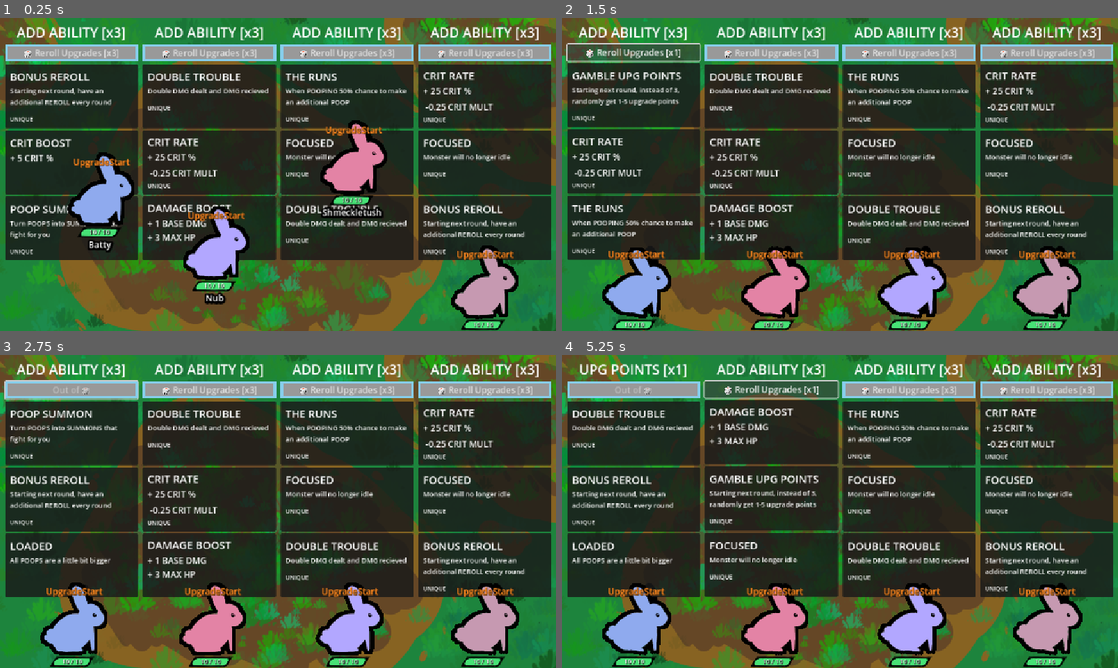
Above: before the commit, frames 1-4 (two rows, left to right).
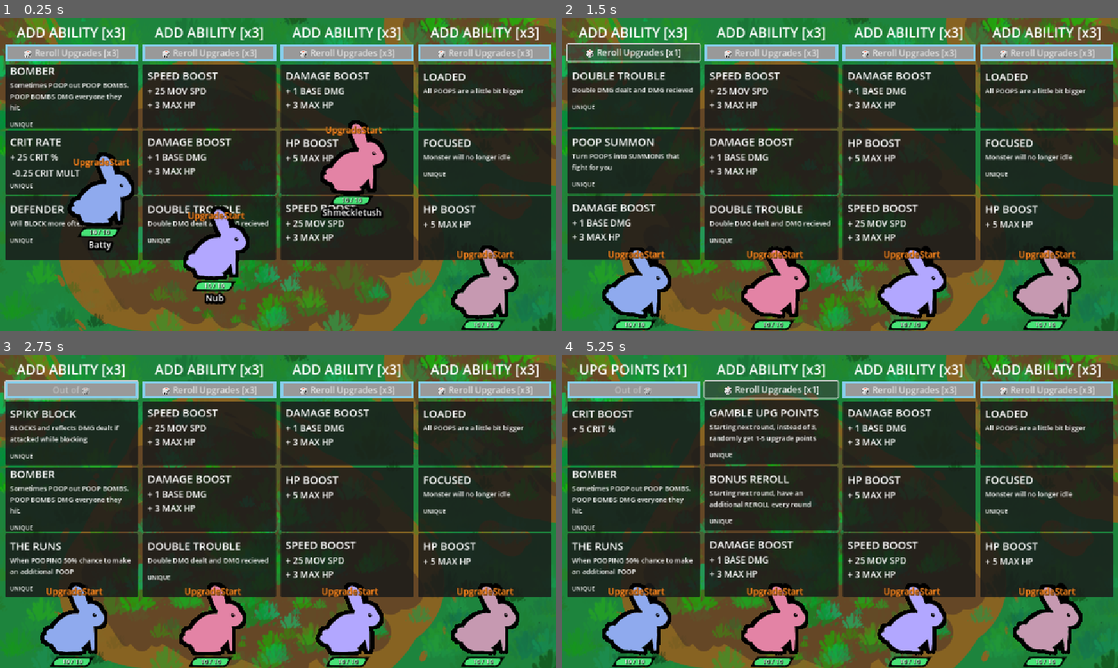
Above: after the commit, the same moments.

Repository: Galitie/tm2
Game: Godot game, scene res://test_scene.tscn
Same seed, same stepped clock (60 frames per second), same inputs: the game is played once before the commit and once after it.
Inputs (mouse positions are in pixels of both pictures, inside the frame that each line leads up to):
- Up to frame 1 (0.25 s): no input
- Up to frame 2 (1.5 s): click "🎲 Reroll Upgrades [x3]" at 0.5 s; click "🎲 Reroll Upgrades [x2]" at 1.25 s
- Up to frame 3 (2.75 s): click "🎲 Reroll Upgrades [x1]" at 2 s
- Up to frame 4 (5.25 s): click (634, 433) at 2.77 s; click (634, 433) at 3.52 s; click "🎲 Reroll Upgrades [x3]" at 4.25 s; click "🎲 Reroll Upgrades [x2]" at 5 s

The runs differ from the first frame. In frame 1, 7.6% of the frame differs, in the area x 1-95%, y 15-76%; in frame 2, 8.1%; in frame 3, 8.2%, in the area x 1-95%, y 17-76%; in frame 4, 8.2%.

Commit message:
Cleaned up resources and and added weight cards for blocking and chasing

Diff:
--- a/Cards/Resources/base_damage_boost.tres
+++ b/Cards/Resources/base_damage_boost.tres
@@ -1,8 +1,7 @@
-[gd_resource type="Resource" script_class="CardResourceScript" load_steps=4 format=3 uid="uid://cv4dcuvdmk4d"]
+[gd_resource type="Resource" script_class="CardResourceScript" load_steps=3 format=3 uid="uid://cv4dcuvdmk4d"]
 
 [ext_resource type="Script" uid="uid://cbkjotjeilkcj" path="res://Cards/Accessories/accessories_info.gd" id="1_jgird"]
 [ext_resource type="Script" uid="uid://bfco2om6esxdu" path="res://Cards/card_info.gd" id="1_lrdyw"]
-[ext_resource type="Resource" uid="uid://cou8dbgo02cmc" path="res://parts/bat_hindleg.tres" id="2_tiowe"]
 
 [resource]
 script = ExtResource("1_lrdyw")
@@ -22,4 +21,3 @@
 attribute_label_3 = ""
 attribute_amount_3 = 0.0
 accessories = Array[ExtResource("1_jgird")]([])
-part = ExtResource("2_tiowe")
--- a/Cards/Resources/bite_lifesteal.tres
+++ b/Cards/Resources/bite_lifesteal.tres
@@ -1,13 +1,12 @@
-[gd_resource type="Resource" script_class="CardResourceScript" load_steps=4 format=3 uid="uid://3aquqn25lskq"]
+[gd_resource type="Resource" script_class="CardResourceScript" load_steps=3 format=3 uid="uid://3aquqn25lskq"]
 
 [ext_resource type="Script" uid="uid://cbkjotjeilkcj" path="res://Cards/Accessories/accessories_info.gd" id="1_0blak"]
 [ext_resource type="Script" uid="uid://bfco2om6esxdu" path="res://Cards/card_info.gd" id="1_syuw0"]
-[ext_resource type="Resource" uid="uid://ksytcn7eqhrl" path="res://parts/bat_head.tres" id="2_qw5bx"]
 
 [resource]
 script = ExtResource("1_syuw0")
 card_name = "VAMPIRE BITE"
-description = "Bites enemy and HEALS +1 HP"
+description = "Bites enemy and HEALS +3 HP"
 Type = "basic_attack"
 state_id = "bitelifesteal"
 unique = true
@@ -22,4 +21,3 @@
 attribute_label_3 = ""
 attribute_amount_3 = 0.0
 accessories = Array[ExtResource("1_0blak")]([])
-part = ExtResource("2_qw5bx")
--- /dev/null
+++ b/Cards/Resources/blocker.tres
@@ -0,0 +1,23 @@
+[gd_resource type="Resource" script_class="CardResourceScript" load_steps=3 format=3 uid="uid://dowb4h6fynu1t"]
+
+[ext_resource type="Script" uid="uid://cbkjotjeilkcj" path="res://Cards/Accessories/accessories_info.gd" id="1_sgvqc"]
+[ext_resource type="Script" uid="uid://bfco2om6esxdu" path="res://Cards/card_info.gd" id="2_14mfg"]
+
+[resource]
+script = ExtResource("2_14mfg")
+card_name = "DEFENDER"
+description = "Will BLOCK more often"
+Type = "block"
+state_id = "blocker"
+unique = true
+remove_specific_states = Array[int]([])
+attribute_1 = 0
+attribute_label_1 = ""
+attribute_amount_1 = 0
+attribute_2 = 0
+attribute_label_2 = ""
+attribute_amount_2 = 0
+attribute_3 = 0
+attribute_label_3 = ""
+attribute_amount_3 = 0.0
+accessories = Array[ExtResource("1_sgvqc")]([])
--- /dev/null
+++ b/Cards/Resources/chaser.tres
@@ -0,0 +1,23 @@
+[gd_resource type="Resource" script_class="CardResourceScript" load_steps=3 format=3 uid="uid://d38rynb3vrmjg"]
+
+[ext_resource type="Script" uid="uid://cbkjotjeilkcj" path="res://Cards/Accessories/accessories_info.gd" id="1_vd6l7"]
+[ext_resource type="Script" uid="uid://bfco2om6esxdu" path="res://Cards/card_info.gd" id="3_kcama"]
+
+[resource]
+script = ExtResource("3_kcama")
+card_name = "AGGRESSOR"
+description = "Will CHASE after others more often"
+Type = "chase"
+state_id = "chaser"
+unique = true
+remove_specific_states = Array[int]([])
+attribute_1 = 0
+attribute_label_1 = ""
+attribute_amount_1 = 0
+attribute_2 = 0
+attribute_label_2 = ""
+attribute_amount_2 = 0
+attribute_3 = 0
+attribute_label_3 = ""
+attribute_amount_3 = 0.0
+accessories = Array[ExtResource("1_vd6l7")]([])
--- a/Cards/Resources/focused.tres
+++ b/Cards/Resources/focused.tres
@@ -1,8 +1,7 @@
-[gd_resource type="Resource" script_class="CardResourceScript" load_steps=4 format=3 uid="uid://cr0ughlj0g43p"]
+[gd_resource type="Resource" script_class="CardResourceScript" load_steps=3 format=3 uid="uid://cr0ughlj0g43p"]
 
 [ext_resource type="Script" uid="uid://cbkjotjeilkcj" path="res://Cards/Accessories/accessories_info.gd" id="1_ax7ws"]
 [ext_resource type="Script" uid="uid://bfco2om6esxdu" path="res://Cards/card_info.gd" id="1_lnc4m"]
-[ext_resource type="Resource" uid="uid://dysgq7sk2vggr" path="res://parts/bat_arm.tres" id="2_ci2r1"]
 
 [resource]
 script = ExtResource("1_lnc4m")
@@ -22,4 +21,3 @@
 attribute_label_3 = ""
 attribute_amount_3 = 0.0
 accessories = Array[ExtResource("1_ax7ws")]([])
-part = ExtResource("2_ci2r1")
--- a/Cards/Resources/hp_boost.tres
+++ b/Cards/Resources/hp_boost.tres
@@ -1,8 +1,7 @@
-[gd_resource type="Resource" script_class="CardResourceScript" load_steps=4 format=3 uid="uid://c37d7vyo0m6jb"]
+[gd_resource type="Resource" script_class="CardResourceScript" load_steps=3 format=3 uid="uid://c37d7vyo0m6jb"]
 
 [ext_resource type="Script" uid="uid://cbkjotjeilkcj" path="res://Cards/Accessories/accessories_info.gd" id="1_m3588"]
 [ext_resource type="Script" uid="uid://bfco2om6esxdu" path="res://Cards/card_info.gd" id="1_mklda"]
-[ext_resource type="Resource" uid="uid://bnxvdo03dka41" path="res://parts/bat_ear.tres" id="2_un73k"]
 
 [resource]
 script = ExtResource("1_mklda")
@@ -22,4 +21,3 @@
 attribute_label_3 = ""
 attribute_amount_3 = 0.0
 accessories = Array[ExtResource("1_m3588")]([])
-part = ExtResource("2_un73k")
--- a/Cards/Resources/spiky_block.tres
+++ b/Cards/Resources/spiky_block.tres
@@ -6,7 +6,7 @@
 [resource]
 script = ExtResource("2_q4vpd")
 card_name = "SPIKY BLOCK"
-description = "Replaces BLOCK. BLOCK and deals DMG if attacked while blocking"
+description = "BLOCKS and reflects DMG dealt if attacked while blocking"
 Type = "block"
 state_id = "spikyblock"
 unique = true
--- a/Cards/card_info.gd
+++ b/Cards/card_info.gd
@@ -3,7 +3,7 @@
 
 @export var card_name : String
 @export_multiline var description: String
-@export_enum("basic_attack", "charge_attack", "special", "block", "passive", "immediate", "other") var Type : String
+@export_enum("basic_attack", "charge_attack", "special", "block", "passive", "immediate", "other", "chase") var Type : String
 @export var state_id : String
 @export var unique : bool
 @export var remove_specific_states : Array[int]
--- a/StateMachine/state_machine.gd
+++ b/StateMachine/state_machine.gd
@@ -4,6 +4,7 @@
 var current_state : State
 var states : Dictionary = {}
 @onready var current_state_label = $"../CurrentState"
+
 
 var keys = ["wander", "chase", "idle", "charge_attack", "basic_attack", "block", "other"]
 var weights = PackedFloat32Array([1,1,1,1,1,1,1])
--- a/UI/player_upgrade_panel.gd
+++ b/UI/player_upgrade_panel.gd
@@ -8,7 +8,7 @@
 @onready var upgrade_title = $VBoxContainer/UpgradeTitle/Label
 
 var player : Player
-var resource_array: Array[Resource] = [load("uid://d1mv22yolom78"), load("uid:/ …(388 unchanged characters)…
+var resource_array: Array[Resource] = [ load("uid://dowb4h6fynu1t"), load("uid://d38rynb3vrmjg"), load("uid://d1mv22yolom78"), load("uid:/ …(388 unchanged characters)…
 @onready var button_array: Array[Node] = [reroll_button, $VBoxContainer/UpgradeCard1, $VBoxContainer/UpgradeCard2, $VBoxContainer/UpgradeCard3]
 var current_user_position_in_button_array : int = 0
 var new_stylebox_normal = StyleBoxFlat.new()
--- a/main.gd
+++ b/main.gd
@@ -202,6 +202,12 @@
 				player.monster.damage_received_mult = 2.0
 			"larger_poops":
 				player.larger_poops = true
+			"chaser":
+				var chase_index = player.monster.state_machine.keys.find("chase")
+				player.monster.state_machine.weights[chase_index] += 1
+			"blocker":
+				var block_index = player.monster.state_machine.keys.find("block")
+				player.monster.state_machine.weights[block_index] += 1
 			_:
 				player.monster.state_machine.state_choices[card_resource.Type].append(card_resource.state_id)
 	if card_resource.remove_specific_states.size():
--- a/monster.gd
+++ b/monster.gd
@@ -82,6 +82,9 @@
 
 
 func apply_hp(amount):
+	if amount < 0:
+		$Damage.text = str(amount)
+		animation_player_damage.play("damage")
 	current_hp += amount
 	if current_hp >= max_hp:
 		current_hp = max_hp
@@ -91,6 +94,7 @@
 	current_hp_label.text = str(current_hp)
 	hp_bar.max_value = max_hp
 	hp_bar.value = current_hp
+	check_low_hp()
 	if current_hp >= (max_hp / 3.0):
 		hp_bar.add_theme_stylebox_override("fill", max_health_fill_style)
 
@@ -101,7 +105,7 @@
 		var attacking_mon : Node = area.get_parent().get_parent()
 		match current_state.to_lower():
 			"spikyblock":
-				attacking_mon.take_damage_from(self)
+				attacking_mon.take_damage_from(attacking_mon)
 				attacking_mon.state_machine.transition_state("hurt")
 				return
 		var attack : String = attacking_mon.state_machine.current_state.name
@@ -110,7 +114,7 @@
 				take_damage_from(attacking_mon)
 			"bitelifesteal":
 				take_damage_from(attacking_mon)
-				attacking_mon.apply_hp(1)
+				attacking_mon.apply_hp(3)
 		state_machine.transition_state("hurt")
 	if area.is_in_group("Projectile") and area != hitbox and area.owner.monster != self:
 		var attacking_summon = area.owner.emitter
--- a/player.gd
+++ b/player.gd
@@ -11,7 +11,8 @@
 var bonus_rerolls: int = 0
 var victory_points :int = 0
 
-
 var poop_summons : bool = false
 var more_poops :bool = false
 var larger_poops:bool = false
+
+var caltrops: bool = false
--- a/test_scene.tscn
+++ b/test_scene.tscn
@@ -1,11 +1,10 @@
-[gd_scene load_steps=8 format=3 uid="uid://cnviuf3qmq26f"]
+[gd_scene load_steps=7 format=3 uid="uid://cnviuf3qmq26f"]
 
 [ext_resource type="PackedScene" uid="uid://d3fkc0o45x3ja" path="res://monster.tscn" id="1_7a21h"]
 [ext_resource type="Script" uid="uid://dufq3qd8bqo5y" path="res://main.gd" id="1_fnpeg"]
 [ext_resource type="Texture2D" uid="uid://ciat4c1ffyvc" path="res://bg_grass.png" id="2_2nij2"]
 [ext_resource type="Script" uid="uid://bw5vr4ucfdgof" path="res://player.gd" id="2_coq8p"]
 [ext_resource type="PackedScene" uid="uid://caig5oumsc857" path="res://UI/upgrade_menu.tscn" id="3_sasra"]
-[ext_resource type="Resource" uid="uid://2dwrrigu8sux" path="res://Cards/Resources/bomber.tres" id="4_2nij2"]
 
 [sub_resource type="RectangleShape2D" id="RectangleShape2D_vp4v2"]
 size = Vector2(1174, 20)
@@ -47,7 +46,6 @@
 [node name="Monster" parent="Player1" node_paths=PackedStringArray("player") instance=ExtResource("1_7a21h")]
 position = Vector2(262, 192)
 player = NodePath("..")
-pre_loaded_cards = Array[Resource]([ExtResource("4_2nij2")])
 
 [node name="UpgradePos" type="Node2D" parent="Player1"]
 position = Vector2(149, 575)
@@ -64,7 +62,6 @@
 [node name="Monster" parent="Player2" node_paths=PackedStringArray("player") instance=ExtResource("1_7a21h")]
 position = Vector2(878, 185)
 player = NodePath("..")
-pre_loaded_cards = Array[Resource]([ExtResource("4_2nij2")])
 
 [node name="UpgradePos" type="Node2D" parent="Player2"]
 position = Vector2(436, 575)
@@ -81,7 +78,6 @@
 [node name="Monster" parent="Player3" node_paths=PackedStringArray("player") instance=ExtResource("1_7a21h")]
 position = Vector2(251, 439)
 player = NodePath("..")
-pre_loaded_cards = Array[Resource]([ExtResource("4_2nij2")])
 
 [node name="UpgradePos" type="Node2D" parent="Player3"]
 position = Vector2(720, 575)
@@ -98,7 +94,6 @@
 [node name="Monster" parent="Player4" node_paths=PackedStringArray("player") instance=ExtResource("1_7a21h")]
 position = Vector2(864, 459)
 player = NodePath("..")
-pre_loaded_cards = Array[Resource]([ExtResource("4_2nij2")])
 
 [node name="UpgradePos" type="Node2D" parent="Player4"]
 position = Vector2(1000, 575)
Not shown, changed: Todo.txt
